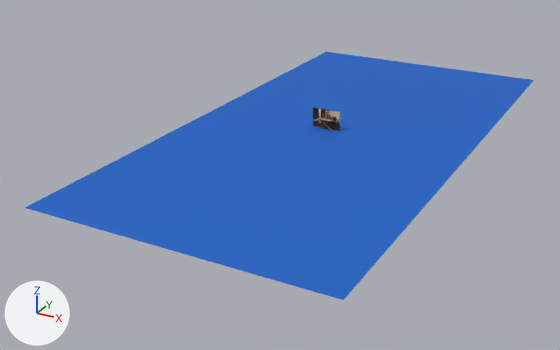
The COLLADA model exercises/Keyboard/src/keyboard/assets/keyboard.dae: old version first, new version second.
Both versions are drawn from a 50 mm camera at (6.72, -14.23, 5.81) aimed at (-0.58, -0.95, -0.83). Arrows for +X, +Y and +Z are at lower left; the lights stay in place. Where no turn or scale is listed for an object, it has been applied to the vertices.

Objects in the first picture: 'floor', 'pCube144'.
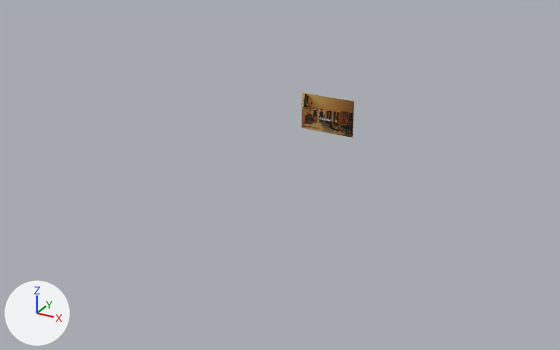
What changed in the scene script:
```text
Add img_guitarroom2_jpg:
    img_guitarroom2_jpg = load_image('guitarroom2.jpg', 'guitarroom2.jpg', 982, 669, 'sRGB')
Add mat_background3:
    mat_background3 = principled_material('background3')
    mat_background3.texture = img_guitarroom2_jpg
    mat_background3.roughness = 0.9
Change me_pcubeshape144:
    where me_pcubeshape144.from_pydata(...)  # 8 vertices, 12 faces; spans x -0.34..0.305, y 0.083..0.089, z -0.018..0.41
    remove me_pcubeshape144.materials.append(mat_background)  # picture img_guitar_room_1_jpg
    add me_pcubeshape144.materials.append(mat_background3)  # picture img_guitarroom2_jpg
Remove ob_floor:
    ob_floor = bpy.data.objects.new('floor', me_floorshape)
    ob_floor.location = (0.0, 0.0, 0.0)
```

What differs and where, as boxes (x1, y1, x2, y2) in the pictures (560 x 350 px):
'floor', deleted (blue): before (25, 52, 534, 300)
'pCube144', recoloured: (302, 93, 354, 138) in both
